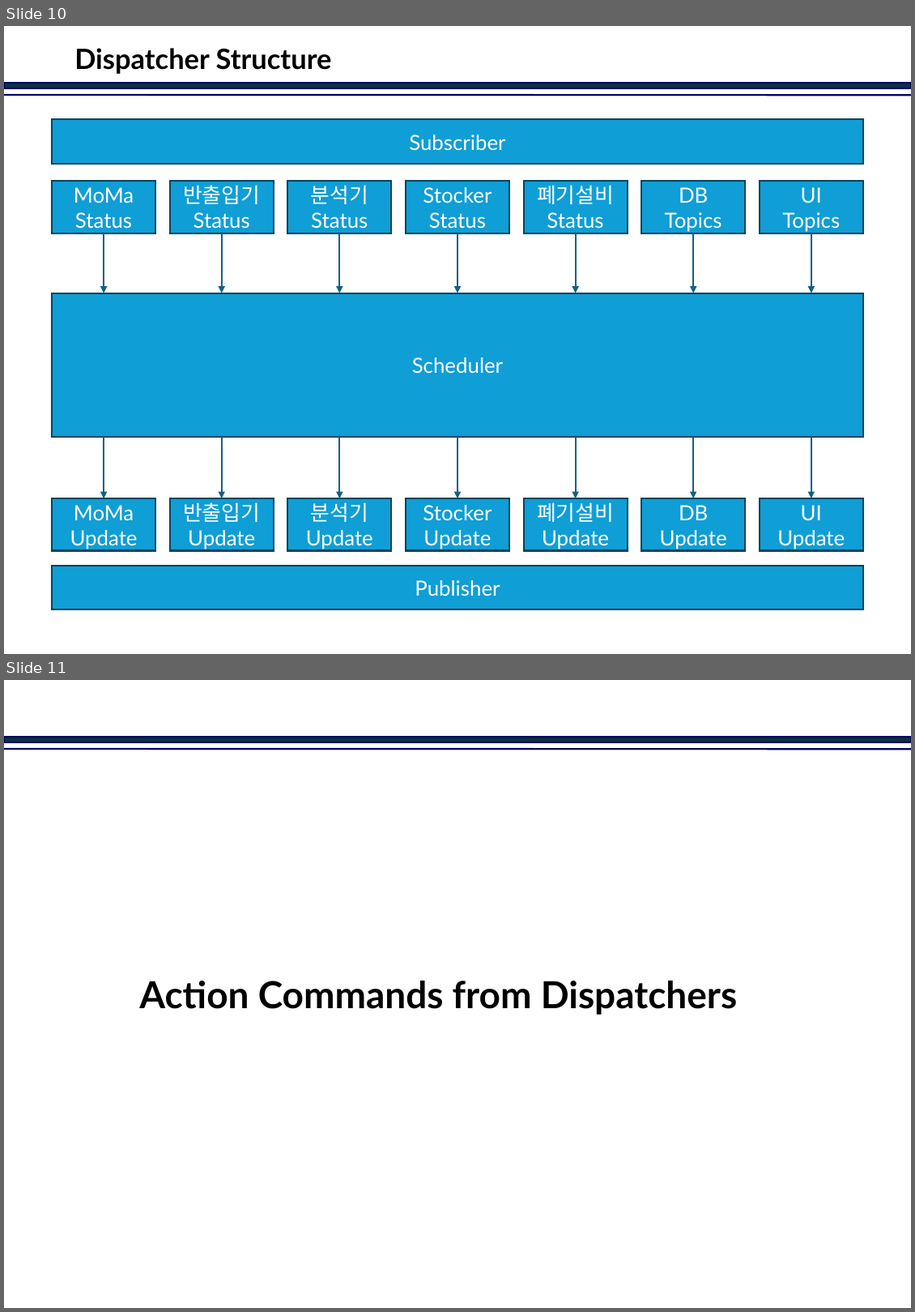
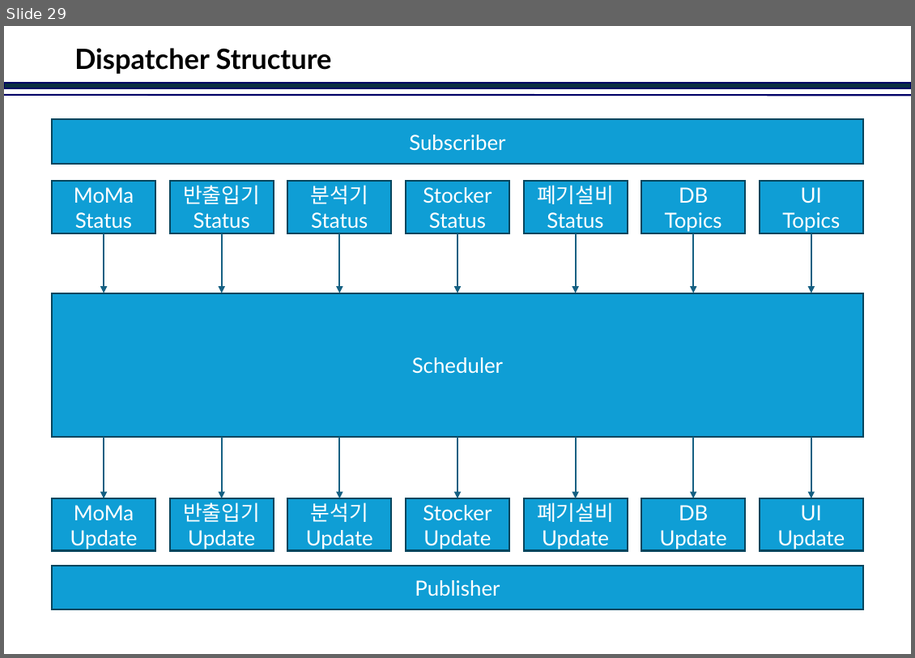
Before and after one commit to jinkabpark/SamickThk_Analysis, a slide deck: 허종원/Dispatcher in Action.pptx. Shown one above the other, each under a label of ours: slides 10 and 11 before the commit, slide 29 after it. The pictures are 915x1312 and 915x658 pixels, drawn with LibreOffice and Linux fonts; fonts in the diff are those of the drawing; background and template pictures are left out. Boxes give left, top, right and bottom in pixels: in the first picture for what was removed or moved away, otherwise in the second. Text is boxed around its words. In the diff, an @@ line names an element or a change of style, - is before the commit and + after.

```diff
--- a/허종원/Dispatcher in Action.pptx
+++ b/허종원/Dispatcher in Action.pptx
@@ slide 11 removed at <box>4,680,911,1308</box>, background #FFFFFF; not listed: 2 template elements that a slide beside it also shows @@
@@ text removed at <box>139,981,737,1015</box> @@
-Action Commands from Dispatchers
@@ what was slide 10 is now slide 29 @@
```
Also in this commit, not shown: 7 other slides changed, 21 slides added, 15 other slides removed.
